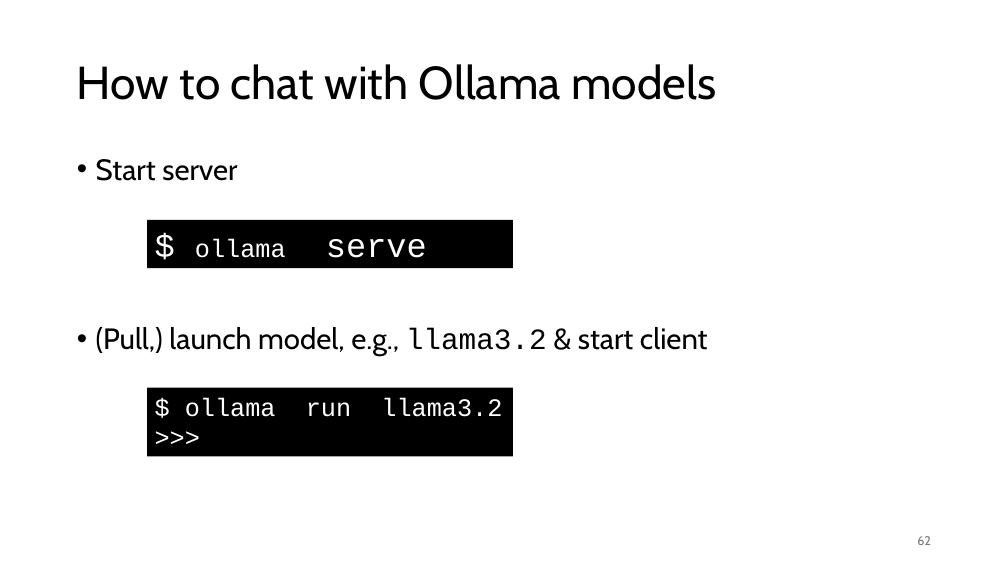
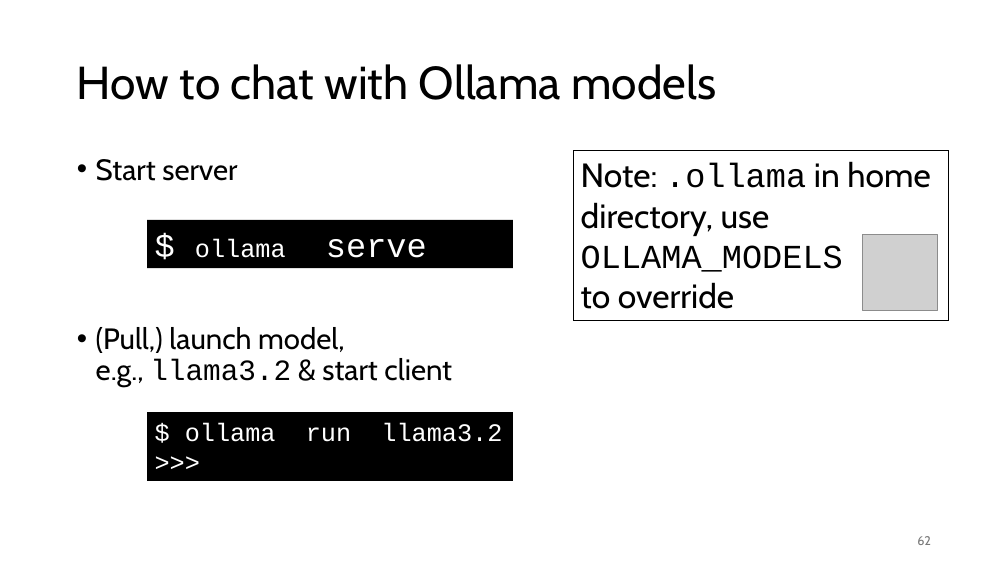
Before and after one commit to gjbex/Deploying-LLMs-locally, a slide deck: slide 62 of local_LLMs.pptx. Drawn at 1008x567 pixels with LibreOffice and Linux fonts; fonts in the diff are those of the drawing; grey boxes stand for pictures. Boxes give left, top, right and bottom in pixels: in the first picture for what was removed or moved away, otherwise in the second. Text is boxed around its words. In the diff, an @@ line names an element or a change of style, - is before the commit and + after.

Commit message:
Add remark on ollama models directory

```diff
--- a/local_LLMs.pptx
+++ b/local_LLMs.pptx
@@ text "Start server" rewrapped from [96, 159, 708, 356] to [96, 159, 452, 388] @@
@@ rectangle added at [573, 150, 949, 321], outline #000000 0.75 pt, 32 pt, text #000000 @@
+Note: .ollama in home directory, use OLLAMA_MODELS
+to override
@@ picture added at [862, 235, 938, 311] @@
@@ rectangle "$ ollama run llama3.2": place and size @@
-rectangle "$ ollama run llama3.2" at [147, 388, 513, 457]
+rectangle "$ ollama run llama3.2" at [147, 412, 513, 481]
```
